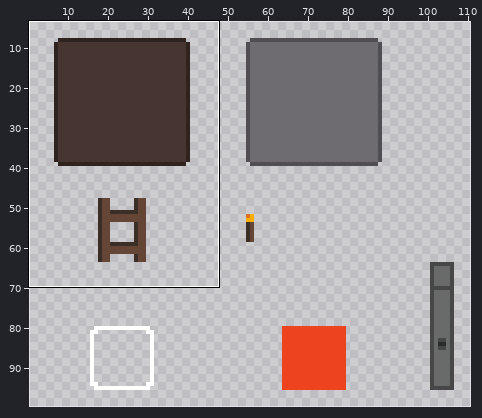
One commit to this pixel-art file: Assets/Sprites/Map/Map.aseprite. The picture above shows the old version from afar; the outline marks the close-up.
Close-up. The starting point:
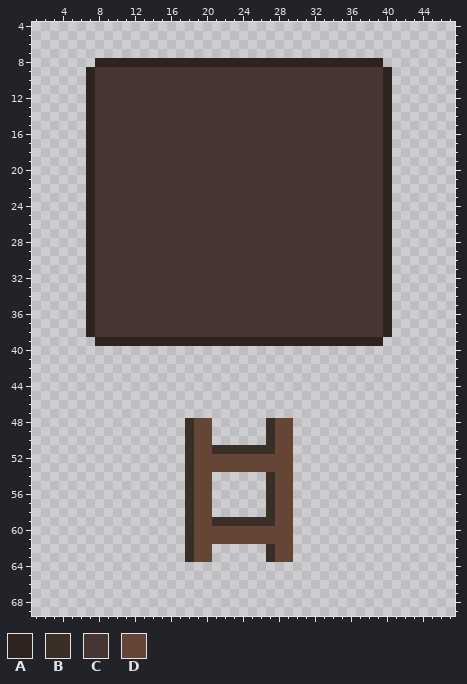
118x120 pixels, 1 frame. Shown: x 1..47, y 4..69. The wide view leaves out empty margins.
Palette (. is transparent): A #2f2320  B #3b2e27  C #473532  D #654535
Pixels before (only the part around the change), first column x 1:
 4 ...............................................
 5 ...............................................
 6 ...............................................
 7 ...............................................
 8 .......AAAAAAAAAAAAAAAAAAAAAAAAAAAAAAAA........
 9 ......ACCCCCCCCCCCCCCCCCCCCCCCCCCCCCCCCA.......
10 ......ACCCCCCCCCCCCCCCCCCCCCCCCCCCCCCCCA.......
11 ......ACCCCCCCCCCCCCCCCCCCCCCCCCCCCCCCCA.......
12 ......ACCCCCCCCCCCCCCCCCCCCCCCCCCCCCCCCA.......
13 ......ACCCCCCCCCCCCCCCCCCCCCCCCCCCCCCCCA.......
14 ......ACCCCCCCCCCCCCCCCCCCCCCCCCCCCCCCCA.......
15 ......ACCCCCCCCCCCCCCCCCCCCCCCCCCCCCCCCA.......
16 ......ACCCCCCCCCCCCCCCCCCCCCCCCCCCCCCCCA.......
17 ......ACCCCCCCCCCCCCCCCCCCCCCCCCCCCCCCCA.......
18 ......ACCCCCCCCCCCCCCCCCCCCCCCCCCCCCCCCA.......
19 ......ACCCCCCCCCCCCCCCCCCCCCCCCCCCCCCCCA.......
20 ......ACCCCCCCCCCCCCCCCCCCCCCCCCCCCCCCCA.......
21 ......ACCCCCCCCCCCCCCCCCCCCCCCCCCCCCCCCA.......
22 ......ACCCCCCCCCCCCCCCCCCCCCCCCCCCCCCCCA.......
23 ......ACCCCCCCCCCCCCCCCCCCCCCCCCCCCCCCCA.......
24 ......ACCCCCCCCCCCCCCCCCCCCCCCCCCCCCCCCA.......
25 ......ACCCCCCCCCCCCCCCCCCCCCCCCCCCCCCCCA.......
26 ......ACCCCCCCCCCCCCCCCCCCCCCCCCCCCCCCCA.......
27 ......ACCCCCCCCCCCCCCCCCCCCCCCCCCCCCCCCA.......
28 ......ACCCCCCCCCCCCCCCCCCCCCCCCCCCCCCCCA.......
29 ......ACCCCCCCCCCCCCCCCCCCCCCCCCCCCCCCCA.......
30 ......ACCCCCCCCCCCCCCCCCCCCCCCCCCCCCCCCA.......
31 ......ACCCCCCCCCCCCCCCCCCCCCCCCCCCCCCCCA.......
32 ......ACCCCCCCCCCCCCCCCCCCCCCCCCCCCCCCCA.......
33 ......ACCCCCCCCCCCCCCCCCCCCCCCCCCCCCCCCA.......
34 ......ACCCCCCCCCCCCCCCCCCCCCCCCCCCCCCCCA.......
35 ......ACCCCCCCCCCCCCCCCCCCCCCCCCCCCCCCCA.......
36 ......ACCCCCCCCCCCCCCCCCCCCCCCCCCCCCCCCA.......
37 ......ACCCCCCCCCCCCCCCCCCCCCCCCCCCCCCCCA.......
38 ......ACCCCCCCCCCCCCCCCCCCCCCCCCCCCCCCCA.......
39 .......AAAAAAAAAAAAAAAAAAAAAAAAAAAAAAAA........
40 ...............................................
41 ...............................................
42 ...............................................
43 ...............................................
44 ...............................................
45 ...............................................
46 ...............................................
47 ...............................................
48 .................BDD......BDD..................
49 .................BDD......BDD..................
50 .................BDD......BDD..................
51 .................BDDBBBBBBBDD..................
52 .................BDDDDDDDDDDD..................
53 .................BDDDDDDDDDDD..................
54 .................BDD......BDD..................
55 .................BDD......BDD..................
56 .................BDD......BDD..................
57 .................BDD......BDD..................
58 .................BDD......BDD..................
59 .................BDDBBBBBBBDD..................
60 .................BDDDDDDDDDDD..................
61 .................BDDDDDDDDDDD..................
62 .................BDD......BDD..................
63 .................BDD......BDD..................
64 ...............................................
65 ...............................................
66 ...............................................
67 ...............................................
68 ...............................................
69 ...............................................
And afterwards:
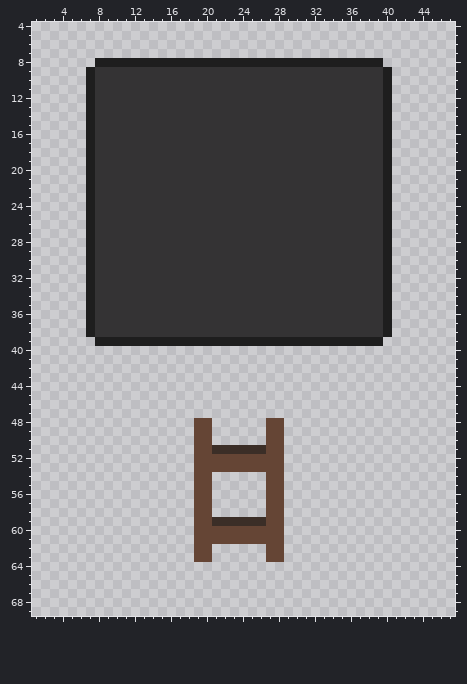
Message: Level design map update
From old to new:
{"colour":"A","old":"#2f2320","new":"#1e1e1e"}
{"colour":"C","old":"#473532","new":"#343334"}
{"y":48,"x":18,"old":"B","new":"."}
{"y":48,"x":27,"old":"B","new":"D"}
{"y":48,"x":29,"old":"D","new":"."}
{"y":49,"x":18,"old":"B","new":"."}
{"y":49,"x":27,"old":"B","new":"D"}
{"y":49,"x":29,"old":"D","new":"."}
{"y":50,"x":18,"old":"B","new":"."}
{"y":50,"x":27,"old":"B","new":"D"}
{"y":50,"x":29,"old":"D","new":"."}
{"y":51,"x":18,"old":"B","new":"."}
{"y":51,"x":27,"old":"B","new":"D"}
{"y":51,"x":29,"old":"D","new":"."}
{"y":52,"x":18,"old":"B","new":"."}
{"y":52,"x":29,"old":"D","new":"."}
{"y":53,"x":18,"old":"B","new":"."}
{"y":53,"x":29,"old":"D","new":"."}
{"y":54,"x":18,"old":"B","new":"."}
{"y":54,"x":27,"old":"B","new":"D"}
{"y":54,"x":29,"old":"D","new":"."}
{"y":55,"x":18,"old":"B","new":"."}
{"y":55,"x":27,"old":"B","new":"D"}
{"y":55,"x":29,"old":"D","new":"."}
{"y":56,"x":18,"old":"B","new":"."}
{"y":56,"x":27,"old":"B","new":"D"}
{"y":56,"x":29,"old":"D","new":"."}
{"y":57,"x":18,"old":"B","new":"."}
{"y":57,"x":27,"old":"B","new":"D"}
{"y":57,"x":29,"old":"D","new":"."}
{"y":58,"x":18,"old":"B","new":"."}
{"y":58,"x":27,"old":"B","new":"D"}
{"y":58,"x":29,"old":"D","new":"."}
{"y":59,"x":18,"old":"B","new":"."}
{"y":59,"x":27,"old":"B","new":"D"}
{"y":59,"x":29,"old":"D","new":"."}
{"y":60,"x":18,"old":"B","new":"."}
{"y":60,"x":29,"old":"D","new":"."}
{"y":61,"x":18,"old":"B","new":"."}
{"y":61,"x":29,"old":"D","new":"."}
{"y":62,"x":18,"old":"B","new":"."}
{"y":62,"x":27,"old":"B","new":"D"}
{"y":62,"x":29,"old":"D","new":"."}
{"y":63,"x":18,"old":"B","new":"."}
{"y":63,"x":27,"old":"B","new":"D"}
{"y":63,"x":29,"old":"D","new":"."}
